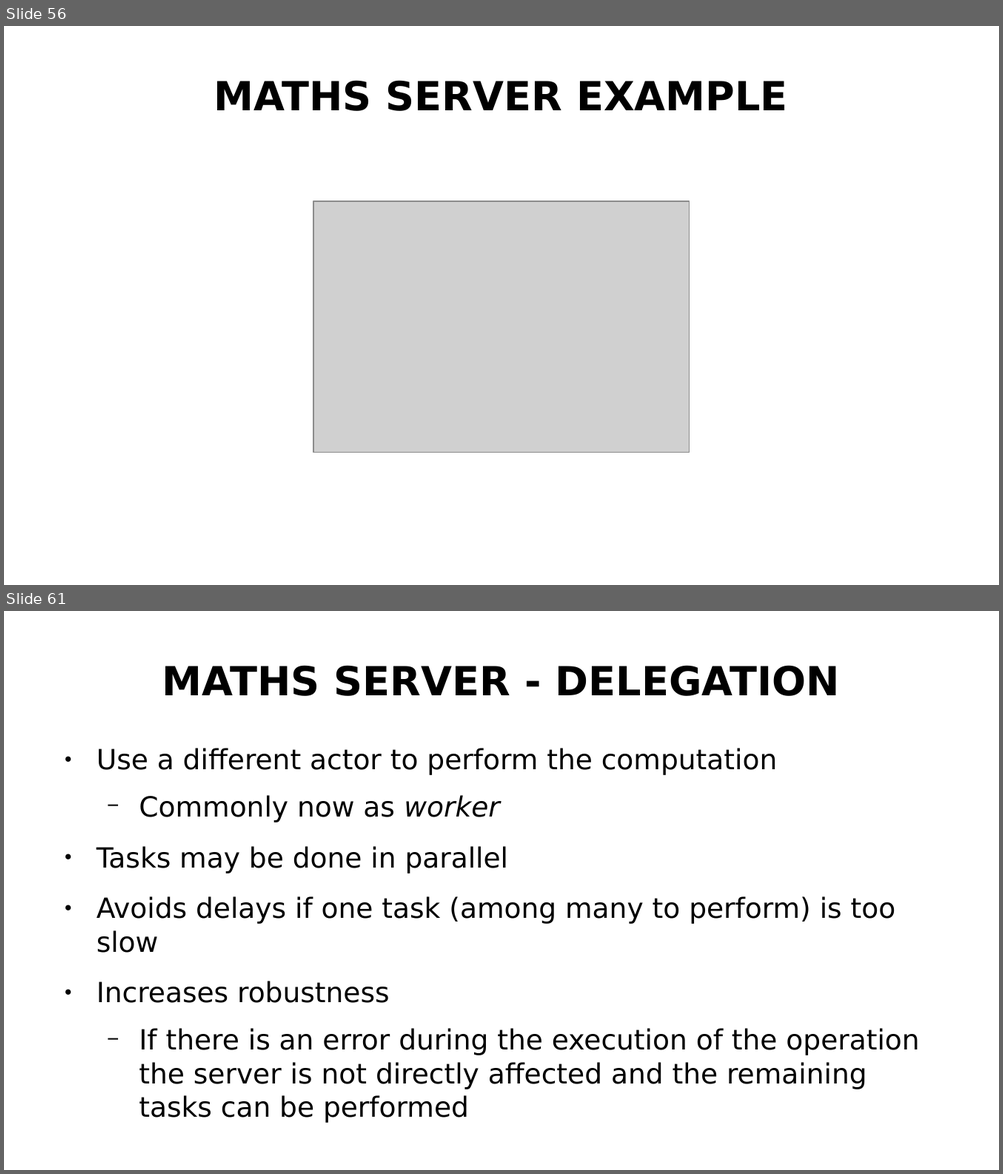
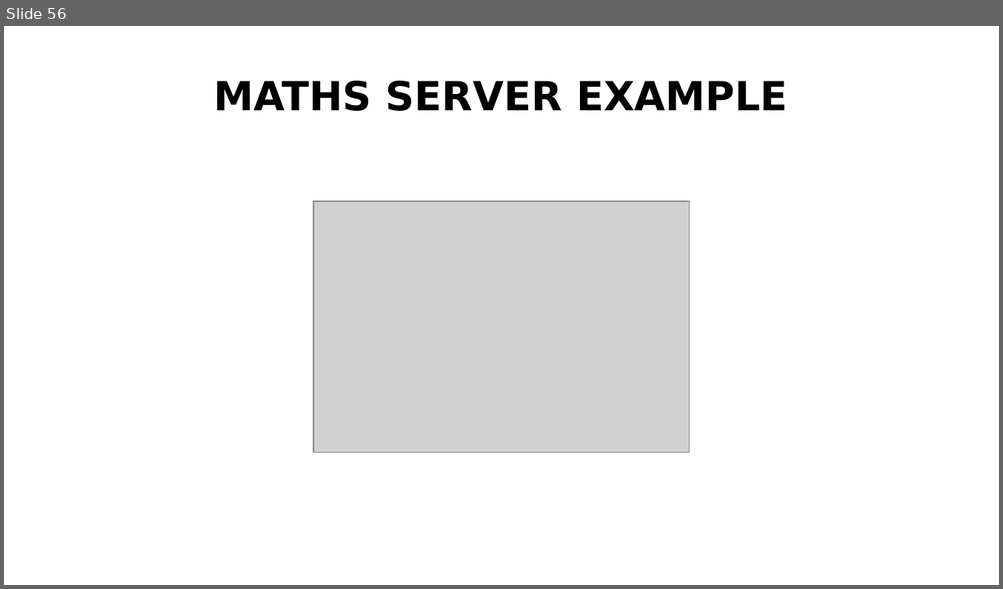
Before and after one commit to MID-IST-FALL-2018/mid-ist-fall-2018.github.io, a slide deck: assets/lectures-slides/MID-lecture-5-actors.odp. Shown one above the other, each under a label of ours: slides 56 and 61 before the commit, slide 56 after it; the slides between them are not shown. The pictures are 1003x1174 and 1003x589 pixels, drawn with LibreOffice and Linux fonts; fonts in the diff are those of the drawing; grey boxes stand for pictures. Boxes give left, top, right and bottom in pixels: in the first picture for what was removed or moved away, otherwise in the second. Text is boxed around its words. In the diff, an @@ line names an element or a change of style, - is before the commit and + after.

```diff
--- a/assets/lectures-slides/MID-lecture-5-actors.odp
+++ b/assets/lectures-slides/MID-lecture-5-actors.odp
@@ slide 61 removed at (x1=4, y1=611, x2=999, y2=1170), background #FFFFFF @@
@@ title removed at (x1=162, y1=665, x2=839, y2=696) @@
-MATHS SERVER - DELEGATION
@@ text removed at (x1=96, y1=748, x2=919, y2=1123) @@
-● Use a different actor to perform the computation
-  − Commonly now as worker
-● Tasks may be done in parallel
-● Avoids delays if one task (among many to perform) is too slow
-● Increases robustness
-  − If there is an error during the execution of the operation the server is not directly affected and the remaining tasks can be performed
```
Also in this commit, not shown: 1 slide changed, 29 other slides removed, 7 other files.
